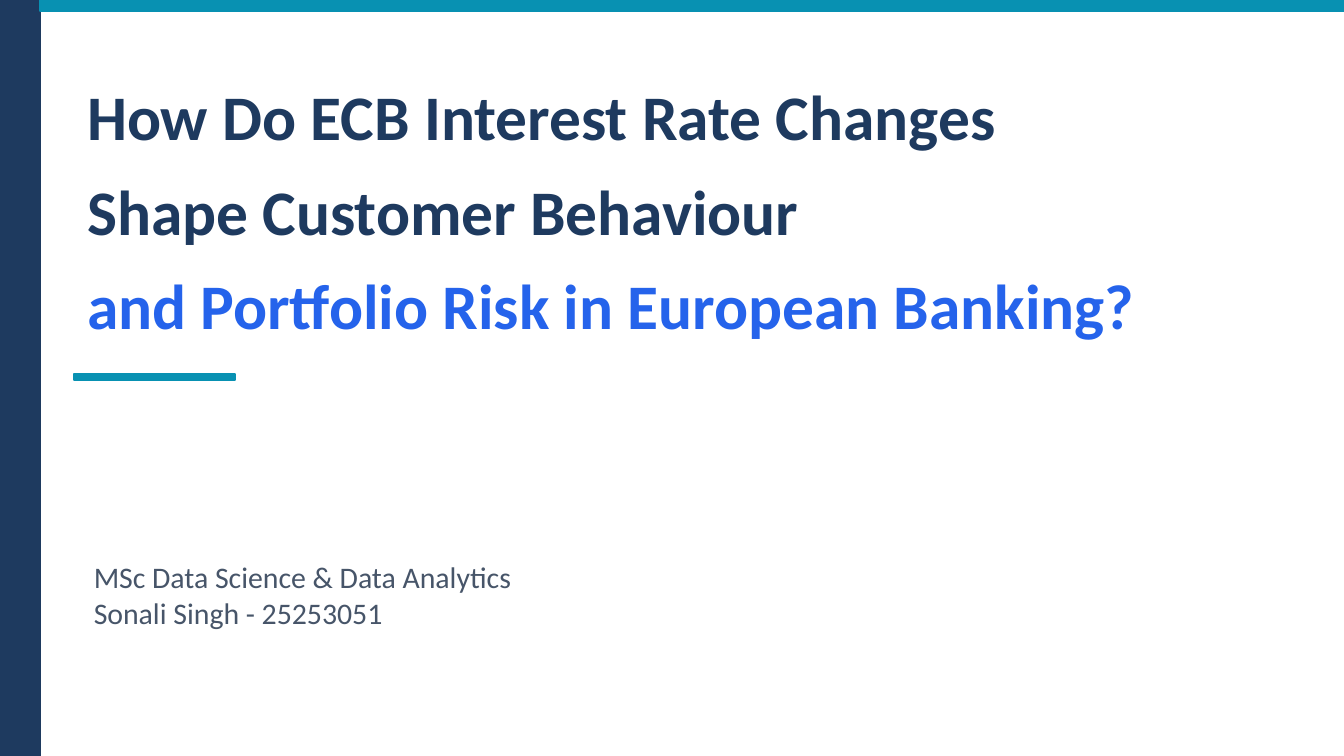
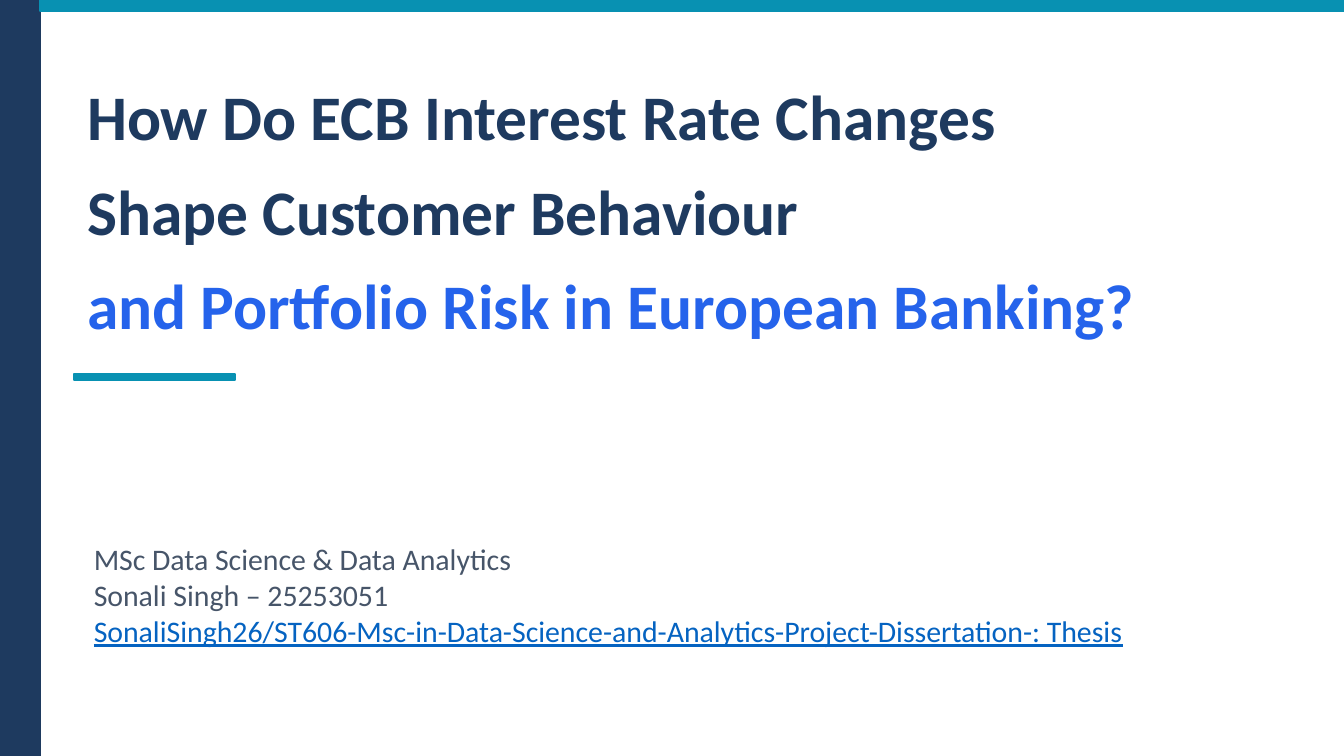
Before and after one commit to SonaliSingh26/ST606-Msc-in-Data-Science-and-Analytics-Project-Dissertation-, a slide deck: slide 1 of Thesis_Presentation_SonaliSingh.pptx. Drawn at 1344x756 pixels with LibreOffice and Linux fonts; fonts in the diff are those of the drawing. Boxes give left, top, right and bottom in pixels: in the first picture for what was removed or moved away, otherwise in the second. Text is boxed around its words. In the diff, an @@ line names an element or a change of style, - is before the commit and + after.

```diff
--- a/Thesis_Presentation_SonaliSingh.pptx
+++ b/Thesis_Presentation_SonaliSingh.pptx
@@ text at <box>94,549,1122,647</box>: text changed; text colour #475569 to #0563C1 @@
-MSc Data Science & Data Analytics
-Sonali Singh - 25253051
+MSc Data Science & Data Analytics
+Sonali Singh – 25253051
+SonaliSingh26/ST606-Msc-in-Data-Science-and-Analytics-Project-Dissertation-: Thesis
@@ text added at <box>206,550,225,552</box>, 20 pt, text #FFFFFF, bold @@
+4
```
